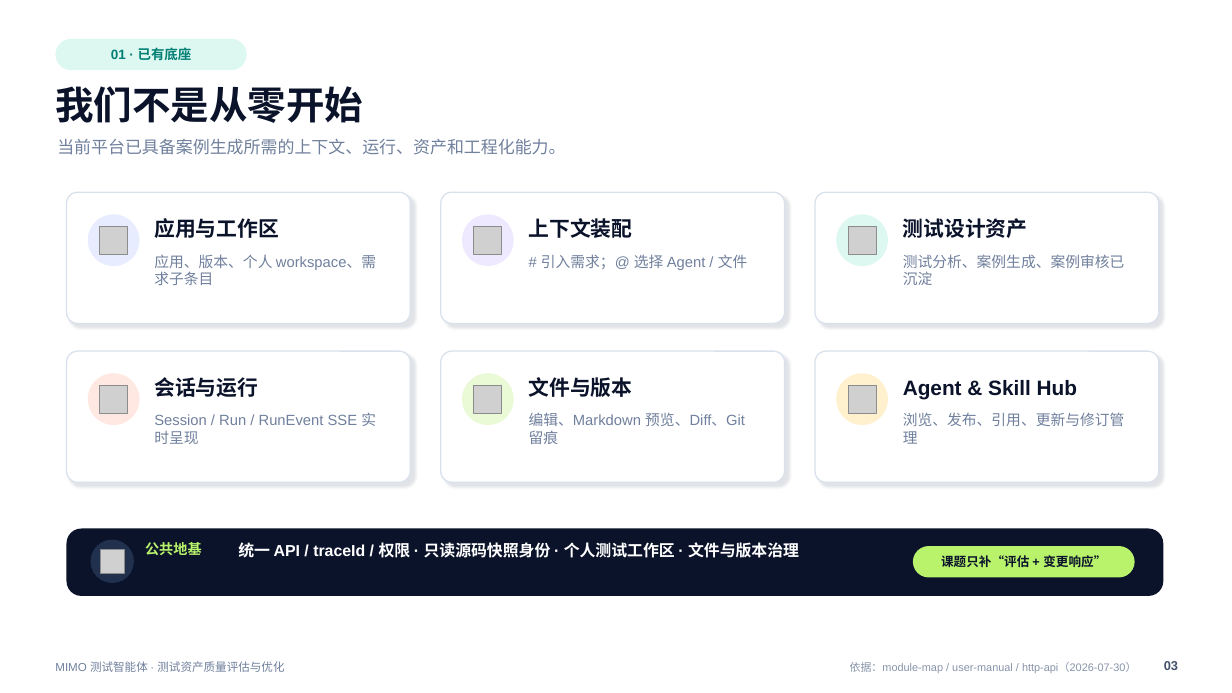
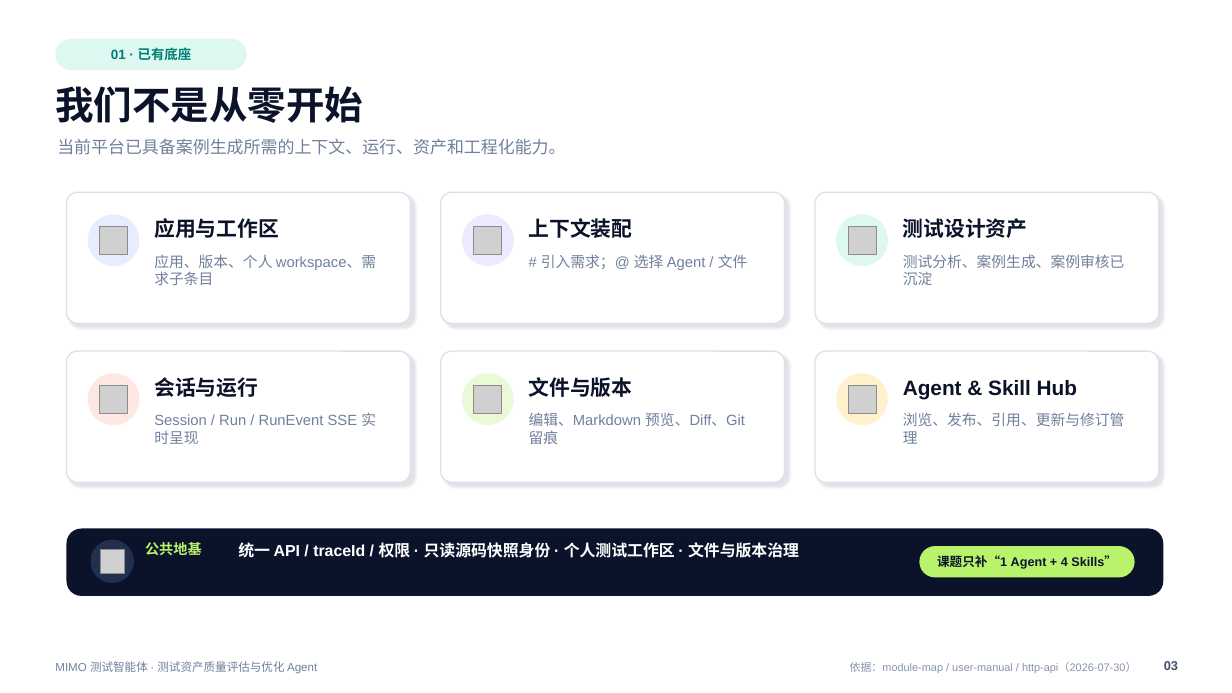
Before and after one commit to RKK222/intelligent-test-agent, a slide deck: slide 3 of artifacts/ai-case-usability-opening/面向开发变更的测试资产质量评估与优化-开题汇报.pptx. Drawn at 1232x693 pixels with LibreOffice and Linux fonts; fonts in the diff are those of the drawing; grey boxes stand for pictures. Boxes give left, top, right and bottom in pixels: in the first picture for what was removed or moved away, otherwise in the second. Text is boxed around its words. In the diff, an @@ line names an element or a change of style, - is before the commit and + after.

Commit message:
收敛测试资产课题为Agent与技能交付

```diff
--- a/artifacts/ai-case-usability-opening/面向开发变更的测试资产质量评估与优化-开题汇报.pptx
+++ b/artifacts/ai-case-usability-opening/面向开发变更的测试资产质量评估与优化-开题汇报.pptx
@@ rounded rectangle: place and size @@
-rounded rectangle at <box>913,546,1135,578</box>
+rounded rectangle at <box>920,546,1135,578</box>
@@ text at <box>937,555,1117,569</box>: text changed @@
-课题只补“评估 + 变更响应”
+课题只补“1 Agent + 4 Skills”
@@ text at <box>55,661,317,674</box>: text changed @@
-MIMO 测试智能体 · 测试资产质量评估与优化
+MIMO 测试智能体 · 测试资产质量评估与优化 Agent
```
Also in this commit, not shown: 8 other slides changed, 1 slide removed, 3 other files.
